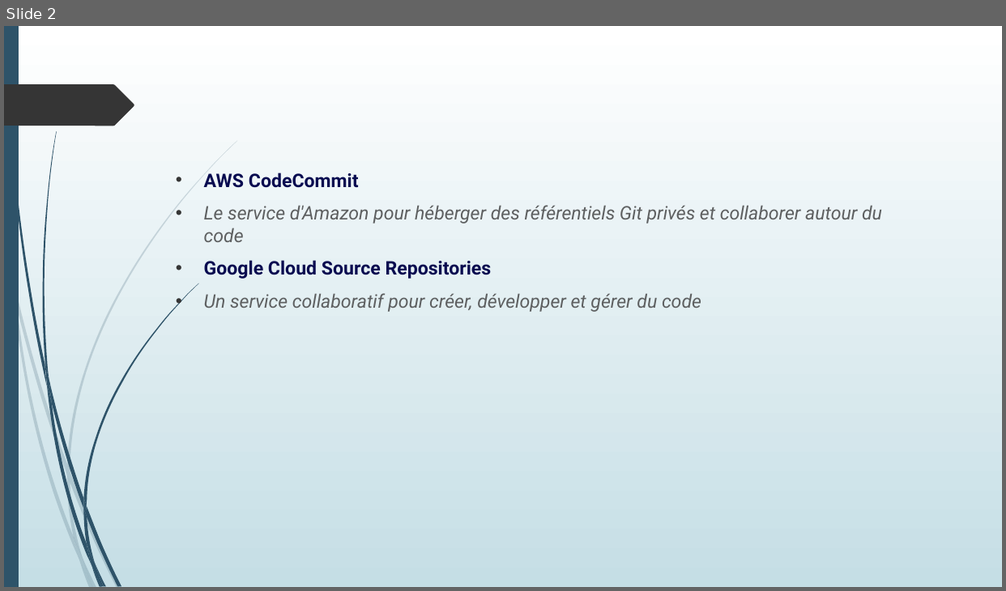
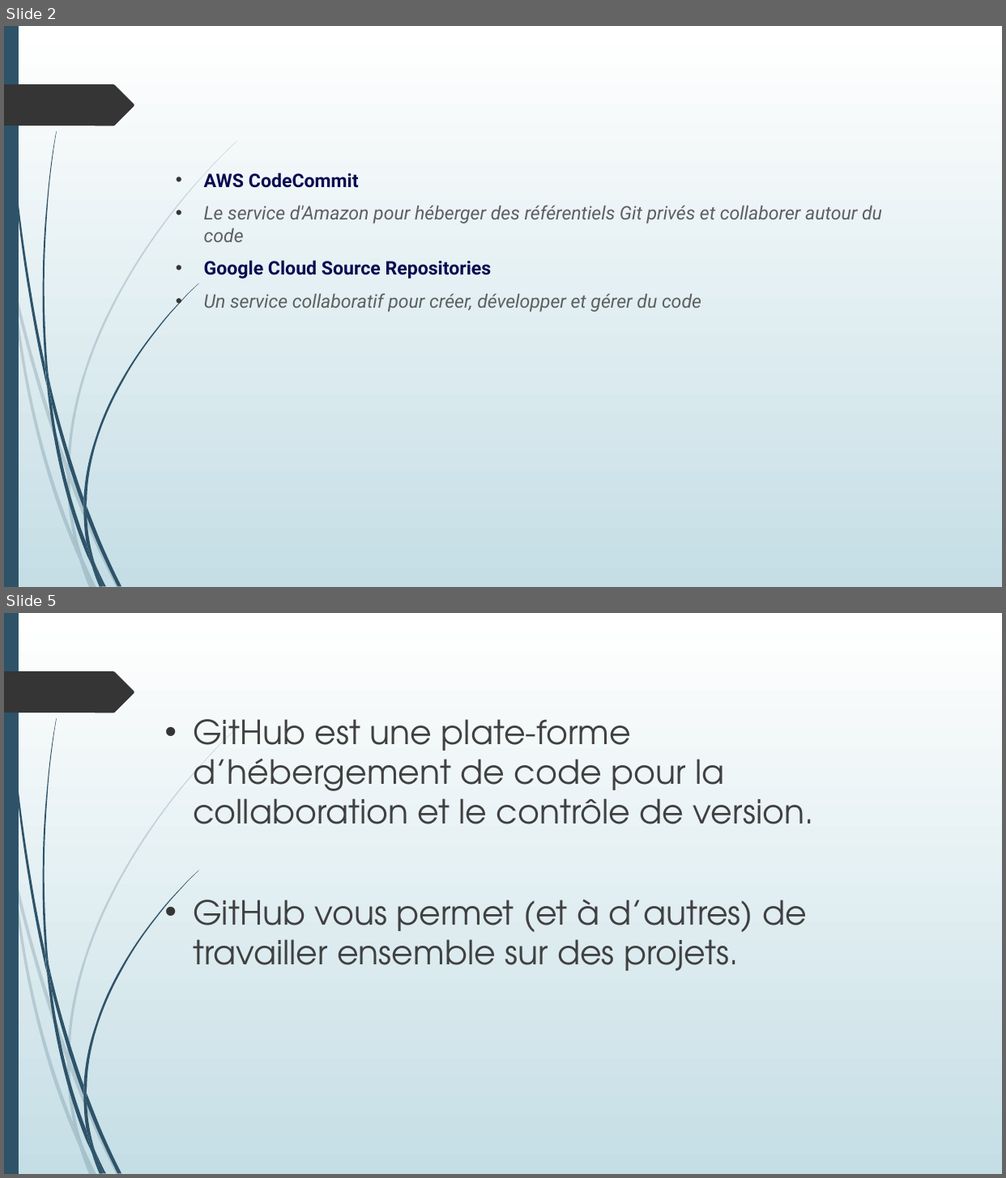
Before and after one commit to Elgountari-Ayoub/learnGit, a slide deck: 1erProjet.odp. Shown one above the other, each under a label of ours: slide 2 before the commit, slides 2 and 5 after it; the slides between them are not shown. The pictures are 1006x591 and 1006x1178 pixels, drawn with LibreOffice and Linux fonts; fonts in the diff are those of the drawing. Boxes give left, top, right and bottom in pixels: in the first picture for what was removed or moved away, otherwise in the second. Text is boxed around its words. In the diff, an @@ line names an element or a change of style, - is before the commit and + after.

```diff
--- a/1erProjet.odp
+++ b/1erProjet.odp
@@ slide 5 added at [4,613,1002,1174], background gradient #FFFFFF to #C5DEE5; not listed: 26 template elements that a slide beside it also shows @@
@@ text added at [193,719,814,971], 32 pt, text #404040 @@
+• GitHub est une plate-forme d’hébergement de code pour la collaboration et le contrôle de version.
+• GitHub vous permet (et à d’autres) de travailler ensemble sur des projets.
```
Also in this commit, not shown: 1 slide changed, 1 other slide added.
